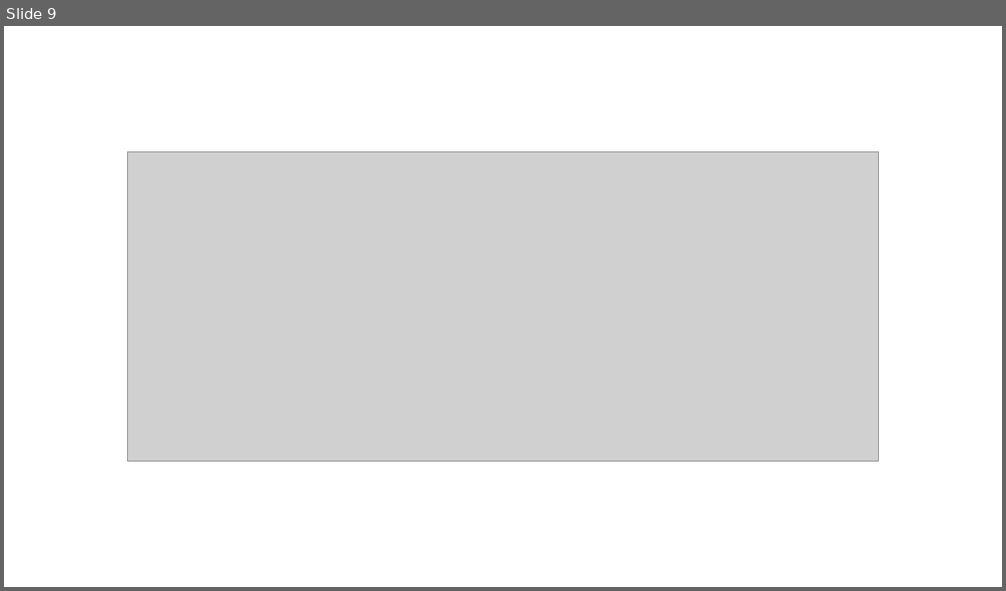
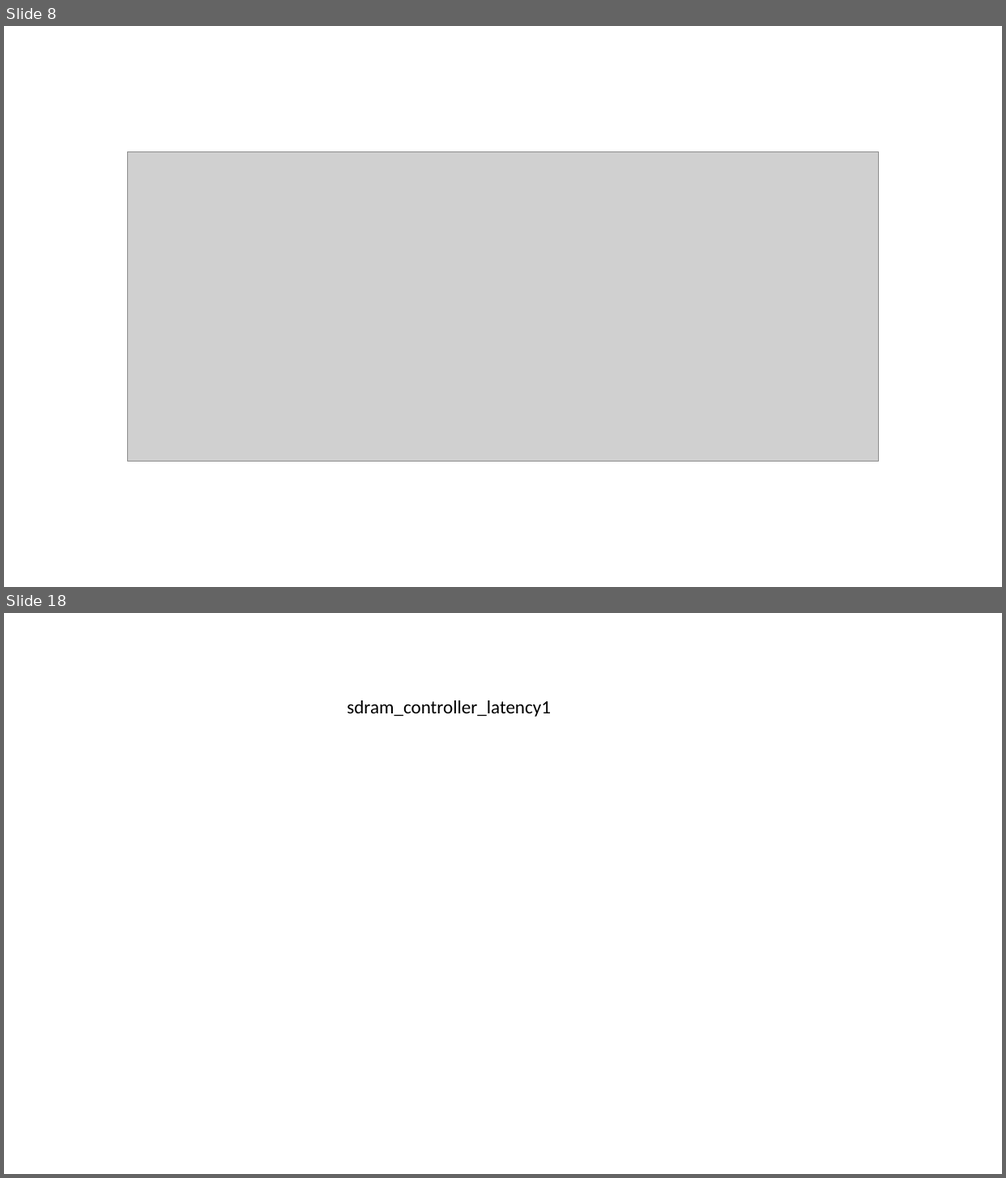
Before and after one commit to Chriss95De/Bachelors-Thesis-VHDL-Pattern-Detection, a slide deck: Dokumentation/Stand Oster/Grafiken.pptx. Shown one above the other, each under a label of ours: slide 9 before the commit, slides 8 and 18 after it; the slides between them are not shown. The pictures are 1006x591 and 1006x1178 pixels, drawn with LibreOffice and Linux fonts; fonts in the diff are those of the drawing; grey boxes stand for pictures. Boxes give left, top, right and bottom in pixels: in the first picture for what was removed or moved away, otherwise in the second. Text is boxed around its words. In the diff, an @@ line names an element or a change of style, - is before the commit and + after.

```diff
--- a/Dokumentation/Stand Oster/Grafiken.pptx
+++ b/Dokumentation/Stand Oster/Grafiken.pptx
@@ slide 18 added at (x1=4, y1=613, x2=1002, y2=1174), background #FFFFFF @@
@@ text added at (x1=347, y1=700, x2=551, y2=717), 18 pt, text #000000 @@
+sdram_controller_latency1
@@ what was slide 9 is now slide 8 @@
```
Also in this commit, not shown: 1 slide changed, 12 other slides added, 30 other files.
